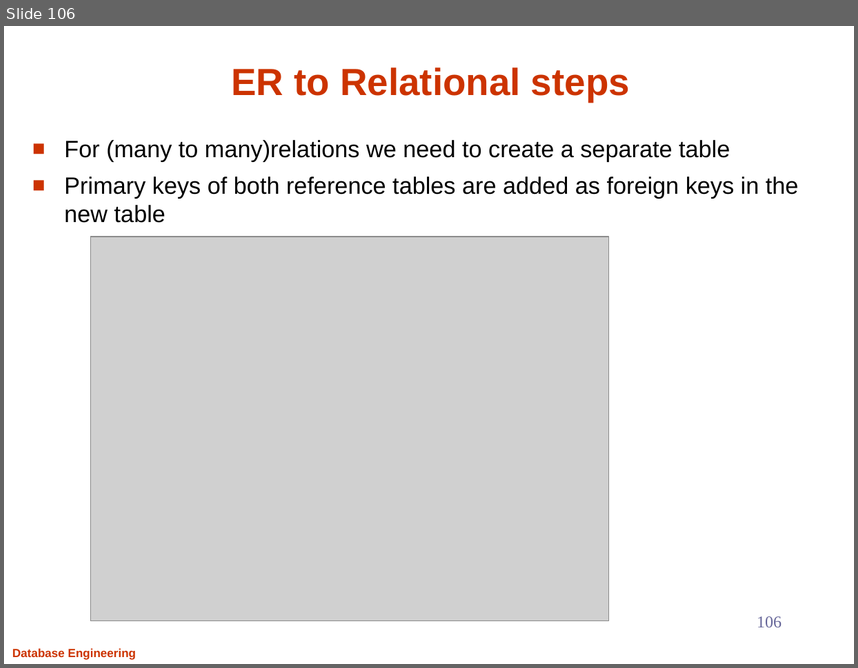
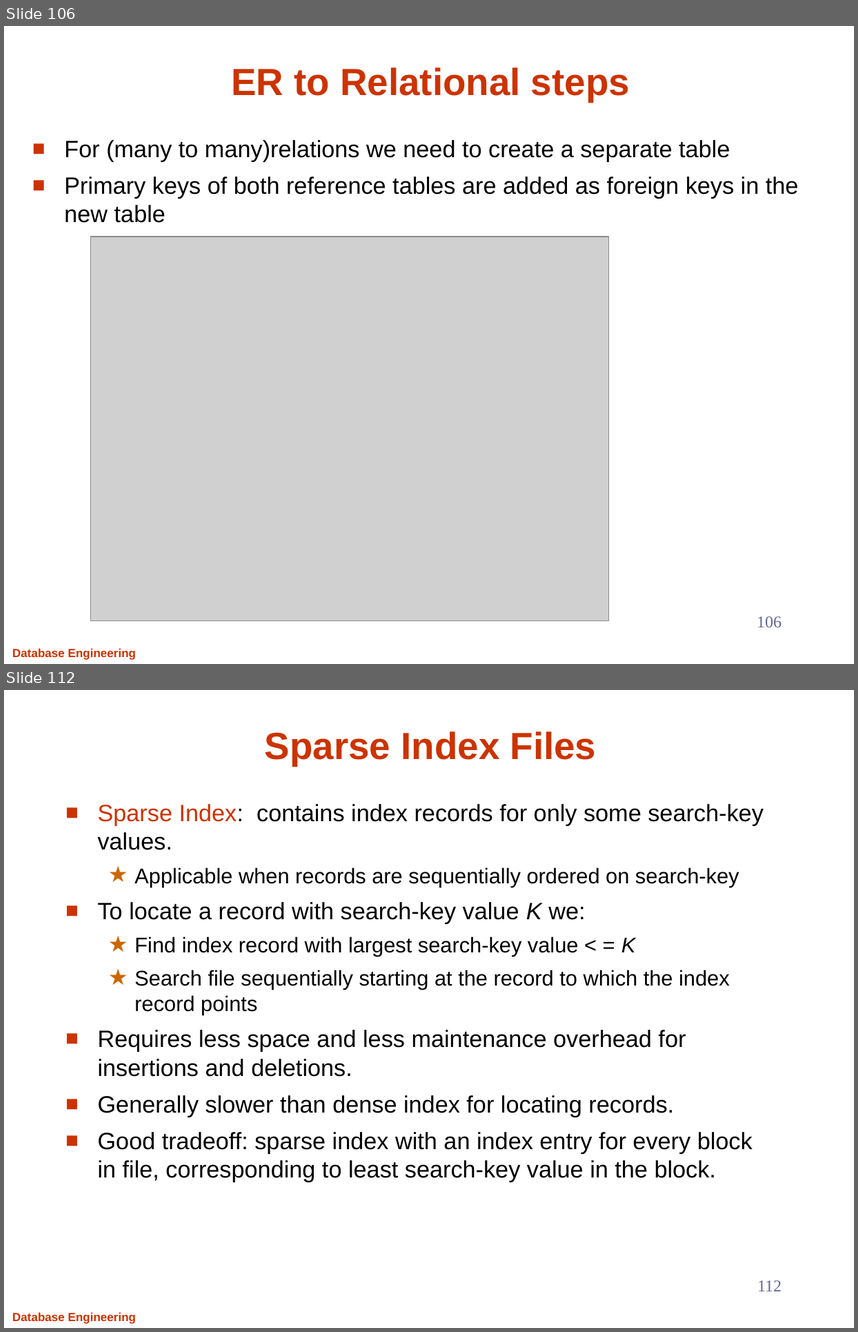
Before and after one commit to Aashishsharma/Learnings, a slide deck: RDBMS/DB.pptx. Shown one above the other, each under a label of ours: slide 106 before the commit, slides 106 and 112 after it; the slides between them are not shown. The pictures are 858x668 and 858x1332 pixels, drawn with LibreOffice and Linux fonts; fonts in the diff are those of the drawing; grey boxes stand for pictures. Boxes give left, top, right and bottom in pixels: in the first picture for what was removed or moved away, otherwise in the second. Text is boxed around its words. In the diff, an @@ line names an element or a change of style, - is before the commit and + after.

```diff
--- a/RDBMS/DB.pptx
+++ b/RDBMS/DB.pptx
@@ slide 112 added at (x1=4, y1=690, x2=854, y2=1328), background #FFFFFF; not listed: 1 template element that a slide beside it also shows @@
@@ title added at (x1=265, y1=731, x2=597, y2=766), 32 pt, text #CC3300, bold @@
+Sparse Index Files
@@ text added at (x1=98, y1=804, x2=764, y2=1181), 20 pt, text #000000 @@
+■ Sparse Index: contains index records for only some search-key values.
+  ★ Applicable when records are sequentially ordered on search-key
+■ To locate a record with search-key value K we:
+  ★ Find index record with largest search-key value < = K
+  ★ Search file sequentially starting at the record to which the index record points
+■ Requires less space and less maintenance overhead for insertions and deletions.
+■ Generally slower than dense index for locating records.
+■ Good tradeoff: sparse index with an index entry for every block in file, corresponding to least search-key value in the block.
@@ page number added at (x1=757, y1=1280, x2=782, y2=1291), 14 pt, text #666699 @@
+112
```
Also in this commit, not shown: 43 other slides added.
